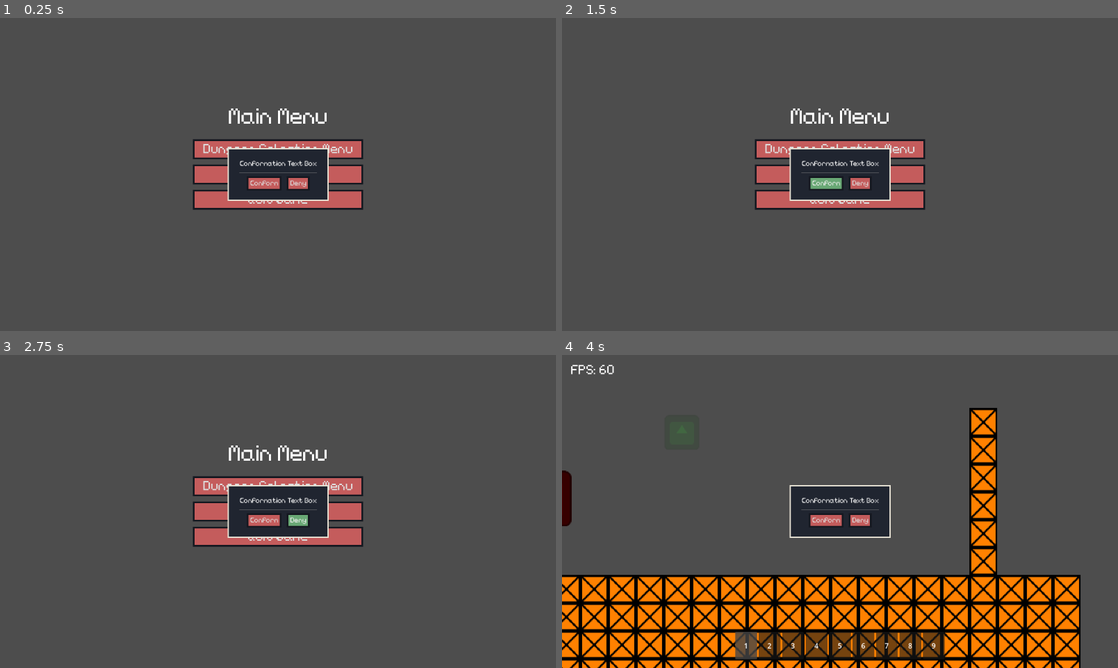
Above: before the commit, frames 1-4 (two rows, left to right).
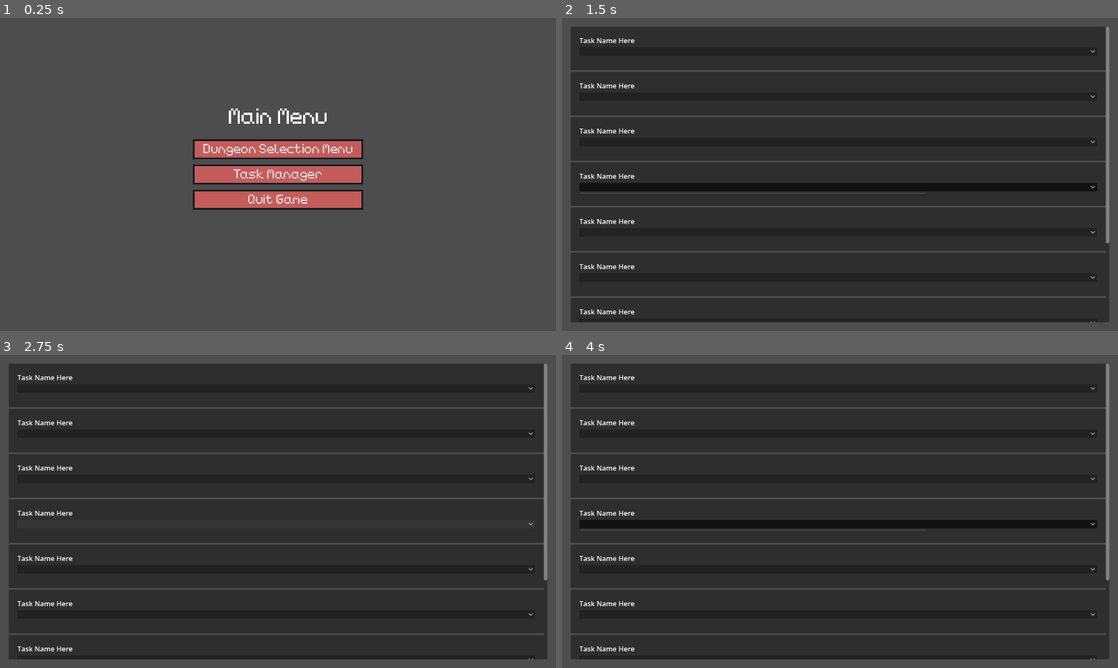
Above: after the commit, the same moments.

Repository: TheHumanMRP/RPG-Life-Tracker
Game: Godot game, scene res://Folders/Systems/Main/Scenes/main_scene.tscn
Same seed, same stepped clock (60 frames per second), same inputs: the game is played once before the commit and once after it. The engine's default icon, where the game draws it, is replaced by a stand-in: a white triangle on a blue panel in a dark square.
Inputs (mouse positions are in pixels of both pictures, inside the frame that each line leads up to):
- Up to frame 1 (0.25 s): no input
- Up to frame 2 (1.5 s): click "Task Manager" at 0.5 s; click (823, 183) at 1.25 s, where only the run before the commit has a clickable "Conform"
- Up to frame 3 (2.75 s): click (300, 520) at 2 s, where only the run before the commit has a clickable "Deny"
- Up to frame 4 (4 s): click (840, 486) at 2.75 s, where only the run before the commit has a clickable "Dungeon Selection Menu"; move the mouse to (745, 646) at 3.52 s; hold D (move_right) from 3.53 s (still down); tap E (equip_item) at 3.6 s; click (745, 646) at 3.67 s; tap Space (jump) at 3.77 s

The runs differ from the first frame. In frame 1, 2.7% of the frame differs, in the area x 40-60%, y 41-59%; in frame 2, 85%; in frame 3, 83%; in frame 4, 89%, in the area x 0-99%, y 2-100%.
Error before the commit: Parse Error: Unexpected "`" in class body. (res://Folders/Systems/Input/Scripts/conformation_box.gd:37)

Commit message:
Auto commit at 2026-10-12 20:32:41

Diff:
--- a/Folders/Systems/Input/Scripts/conformation_box.gd
+++ b/Folders/Systems/Input/Scripts/conformation_box.gd
@@ -34,7 +34,6 @@
 func _on_deny_button_pressed() -> void:
 	_answer_button_pressed(false)
 
-```gdscript
 func _answer_button_pressed(conform: bool) -> void:
 	var request_sender: Node = current_request_sender
 	var tag: String = current_tag
